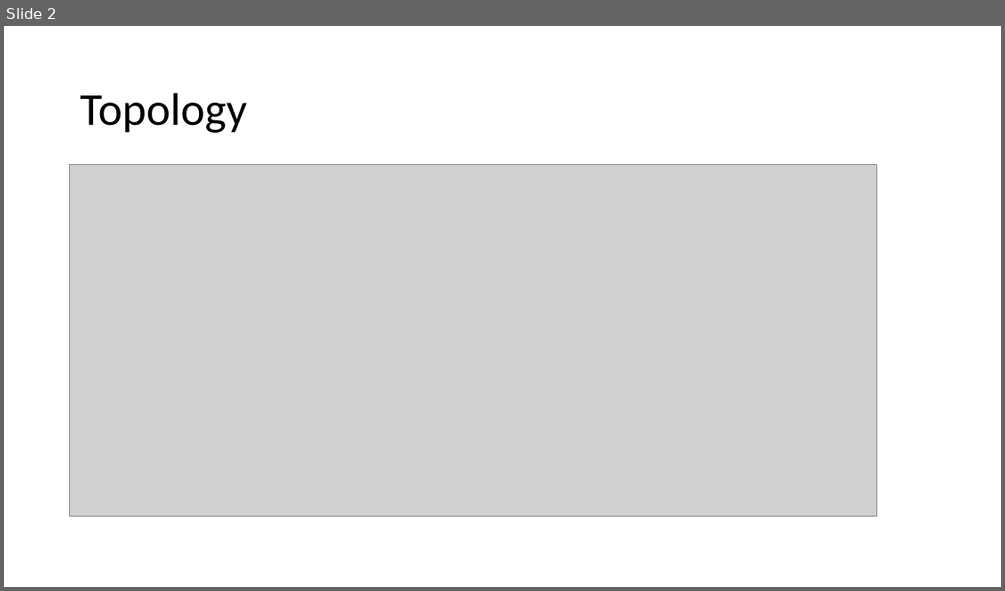
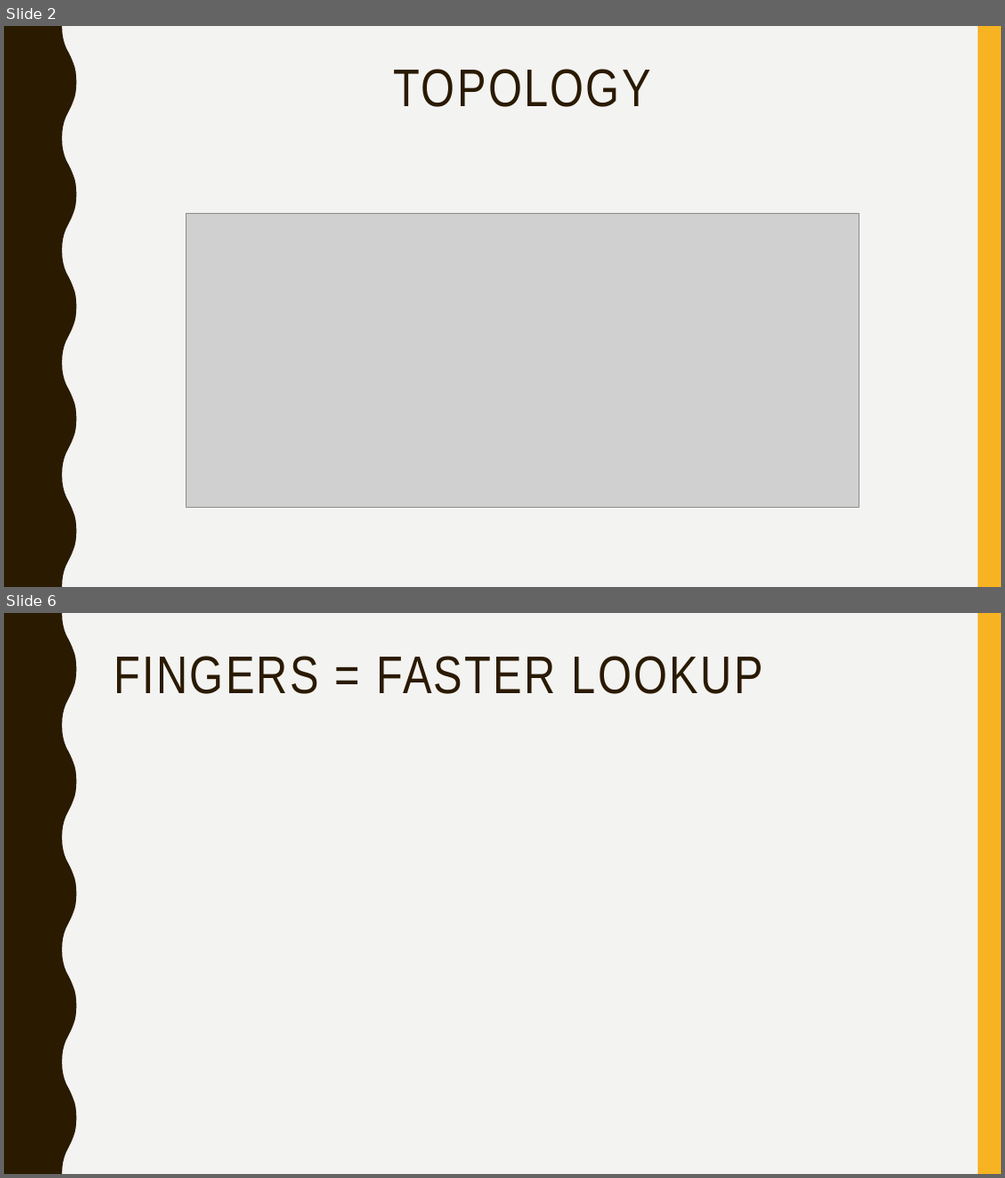
Before and after one commit to QuantamHD/routing-simulation-2, a slide deck: Chord Presentation.pptx. Shown one above the other, each under a label of ours: slide 2 before the commit, slides 2 and 6 after it; the slides between them are not shown. The pictures are 1005x591 and 1005x1178 pixels, drawn with LibreOffice and Linux fonts; fonts in the diff are those of the drawing; grey boxes stand for pictures. Boxes give left, top, right and bottom in pixels: in the first picture for what was removed or moved away, otherwise in the second. Text is boxed around its words. In the diff, an @@ line names an element or a change of style, - is before the commit and + after.

```diff
--- a/Chord Presentation.pptx
+++ b/Chord Presentation.pptx
@@ slide 6 added at box(4, 613, 1001, 1174), background #F3F3F2; not listed: 2 template elements that a slide beside it also shows @@
@@ title added at box(113, 656, 763, 694), 51 pt, text #2A1A00 @@
+FINGERS = FASTER LOOKUP
@@ slide 2 changed as well @@
@@ background #FFFFFF to #F3F3F2 @@
@@ freeform shape added at box(4, 26, 77, 587), fill #2A1A00 @@
@@ rectangle added at box(978, 26, 1001, 587), fill #F8B323 @@
@@ title "TOPOLOGY" at box(394, 69, 651, 107): vertical alignment middle to top @@
@@ title at box(394, 69, 651, 107): text changed; size 44 to 51 pt; font Calibri to Arial Narrow; text colour #000000 to #2A1A00 @@
-Topology
+TOPOLOGY
@@ picture: place and size @@
-picture at box(70, 164, 877, 516)
+picture at box(186, 213, 859, 507)
```
Also in this commit, not shown: 7 other slides changed, 3 other slides added, 2 slides removed.
